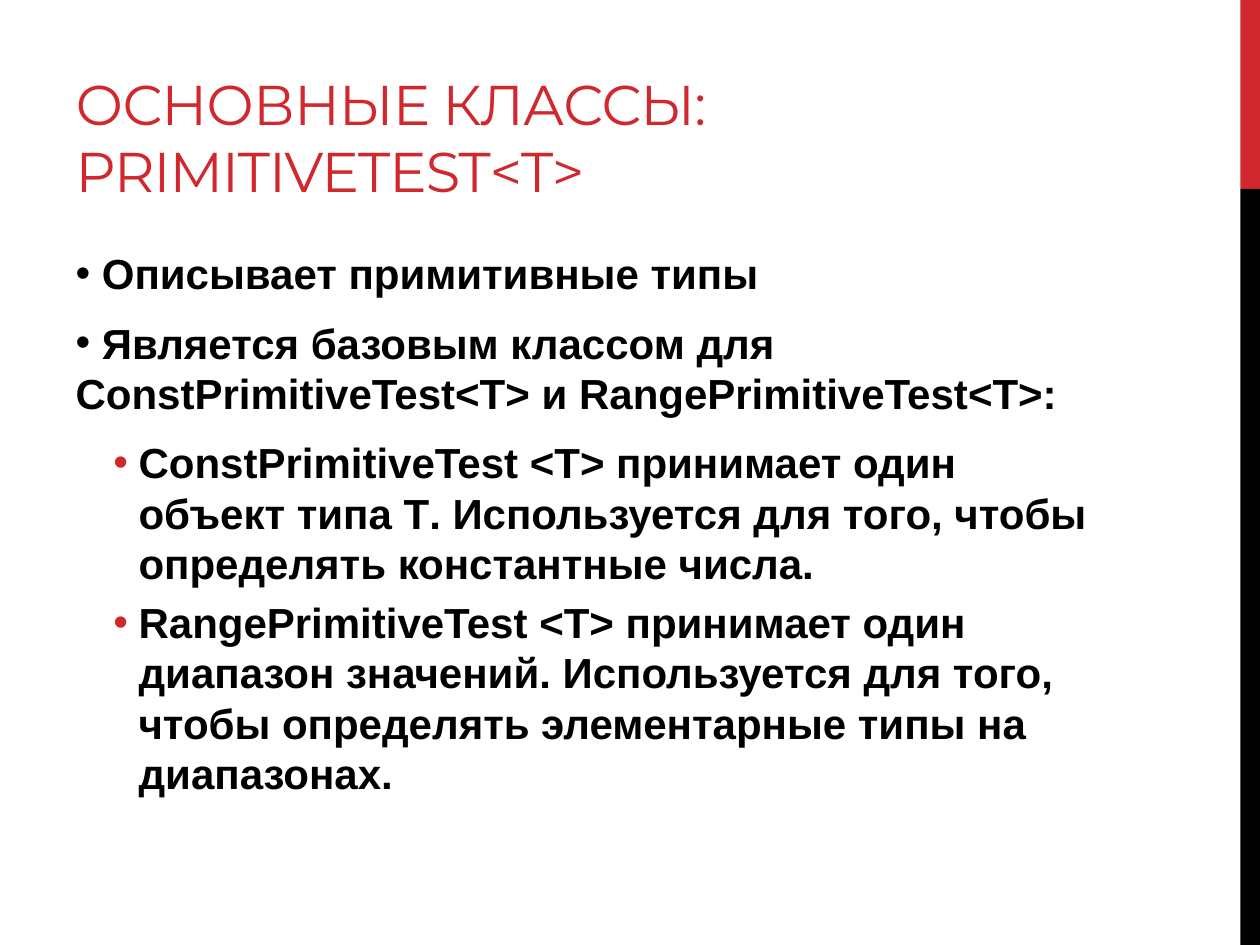
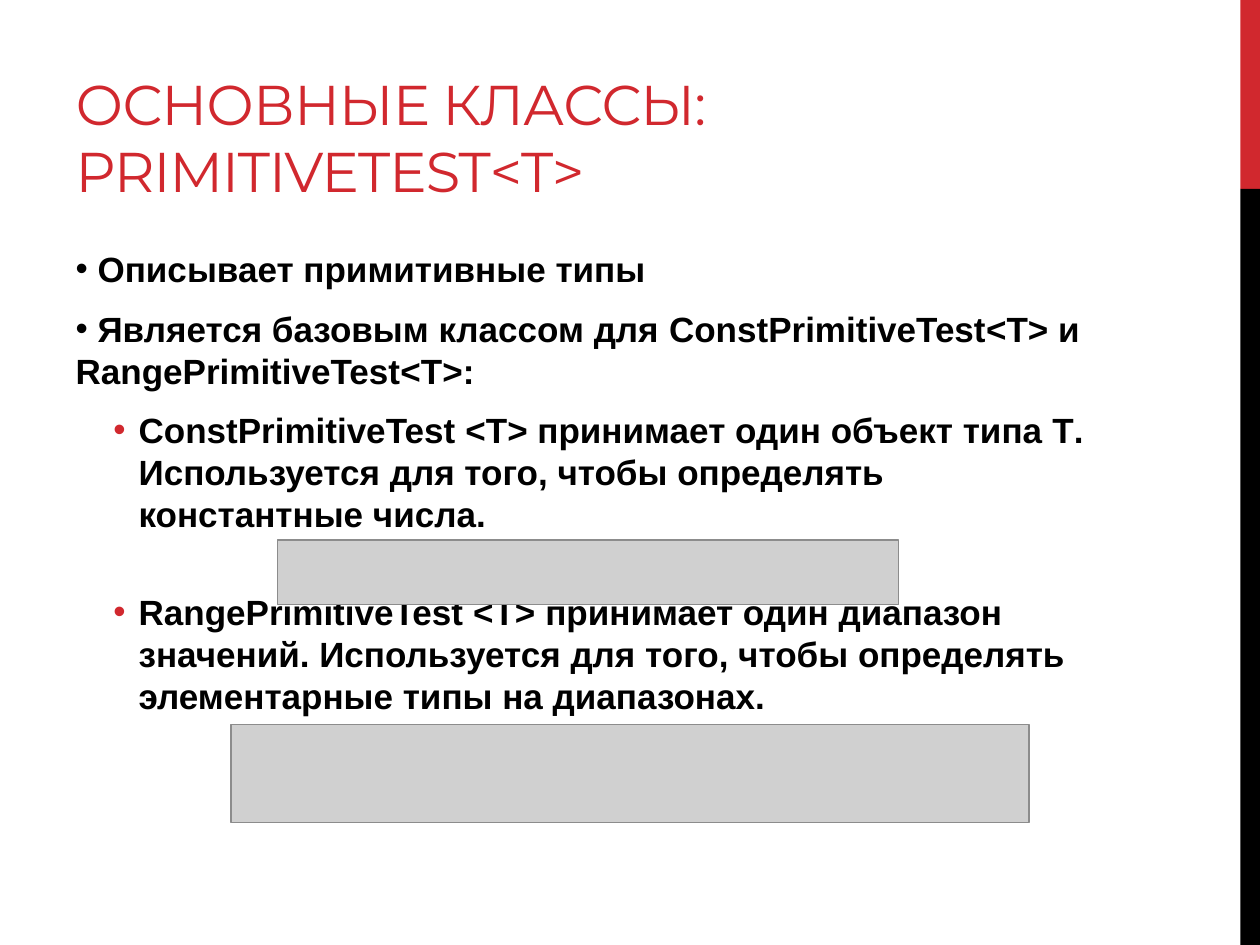
Before and after one commit to levonoganesyan/TestMaker, a slide deck: slide 9 of diploma_work_materials/Diploma_slides.pptx (slide 10 before the commit). Drawn at 1260x945 pixels with LibreOffice and Linux fonts; fonts in the diff are those of the drawing; grey boxes stand for pictures. Boxes give left, top, right and bottom in pixels: in the first picture for what was removed or moved away, otherwise in the second. Text is boxed around its words. In the diff, an @@ line names an element or a change of style, - is before the commit and + after.

```diff
--- a/diploma_work_materials/Diploma_slides.pptx
+++ b/diploma_work_materials/Diploma_slides.pptx
@@ text "Описывает примитивные типы" at (x1=76, y1=257, x2=1083, y2=716): size 24 to 20 pt @@
@@ picture added at (x1=277, y1=539, x2=898, y2=605) @@
@@ picture added at (x1=231, y1=724, x2=1028, y2=823) @@
```
Also in this commit, not shown: 9 other slides changed, 1 slide added.
